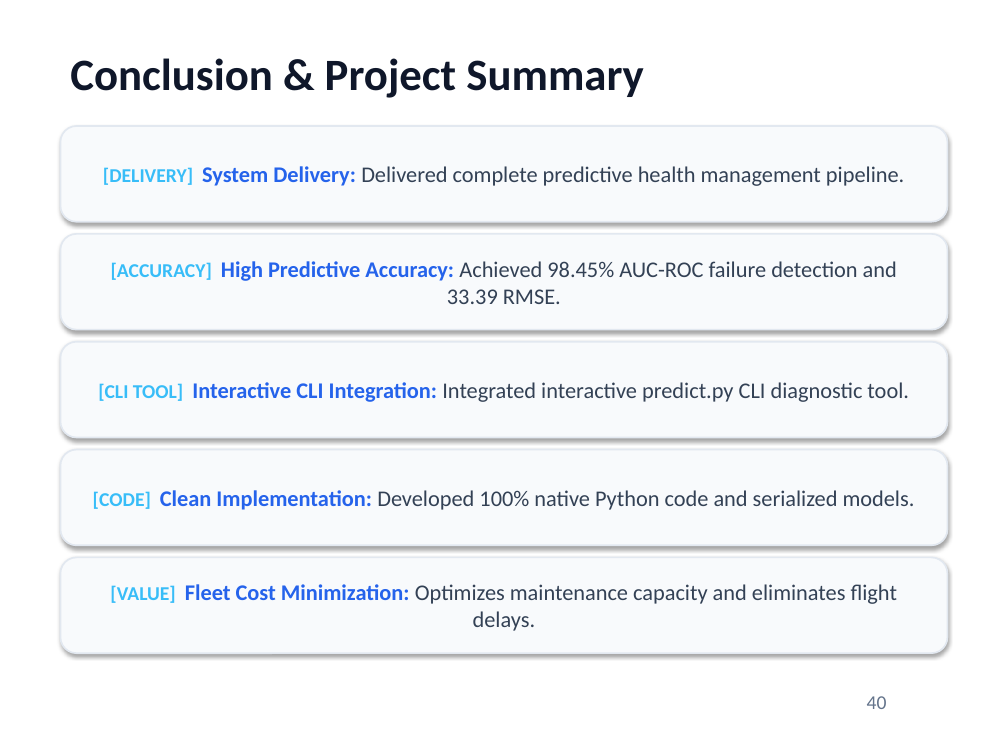
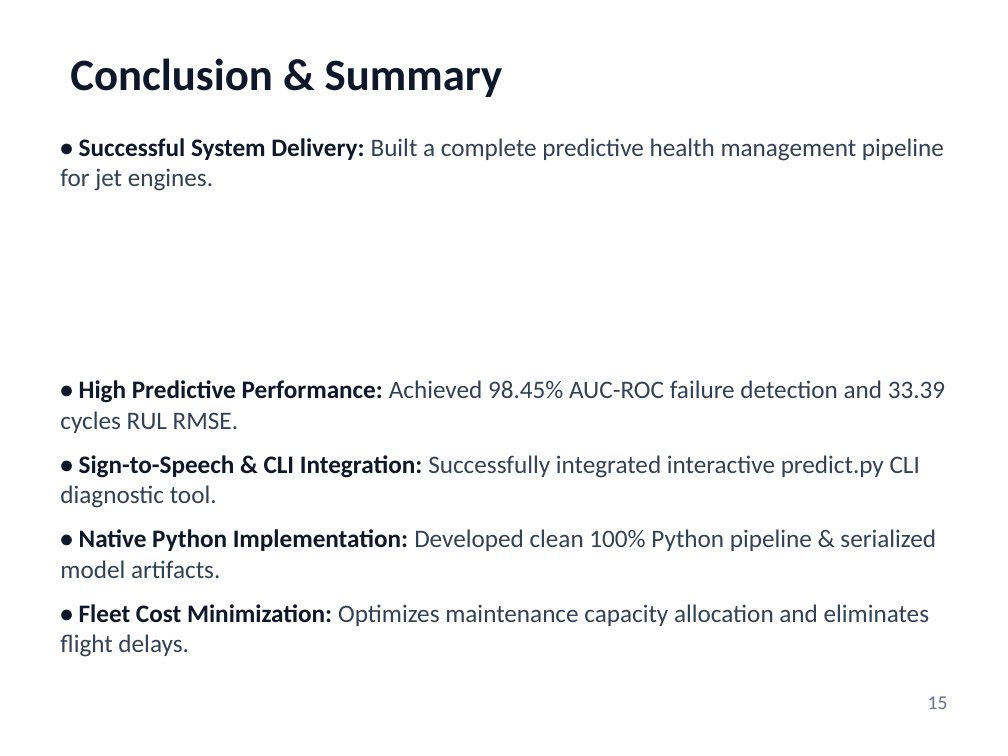
Before and after one commit to PiyushTiwari2051/Predictive-Master, a slide deck: slide 15 of Internship Presentation PPTs Template Final.pptx (slide 40 before the commit). Drawn at 1008x756 pixels with LibreOffice and Linux fonts; fonts in the diff are those of the drawing. Boxes give left, top, right and bottom in pixels: in the first picture for what was removed or moved away, otherwise in the second. Text is boxed around its words. In the diff, an @@ line names an element or a change of style, - is before the commit and + after.

```diff
--- a/Internship Presentation PPTs Template Final.pptx
+++ b/Internship Presentation PPTs Template Final.pptx
@@ text at (70, 58, 503, 97): text changed @@
-Conclusion & Project Summary
+Conclusion & Summary
@@ rounded rectangle removed at (60, 126, 948, 222) @@
-[DELIVERY] System Delivery: Delivered complete predictive health management pipeline.
@@ text added at (60, 138, 945, 657), 18 pt, text #334155 @@
+• Successful System Delivery: Built a complete predictive health management pipeline for jet engines.
+• High Predictive Performance: Achieved 98.45% AUC-ROC failure detection and 33.39 cycles RUL RMSE.
+• Sign-to-Speech & CLI Integration: Successfully integrated interactive predict.py CLI diagnostic tool.
+• Native Python Implementation: Developed clean 100% Python pipeline & serialized model artifacts.
+• Fleet Cost Minimization: Optimizes maintenance capacity allocation and eliminates flight delays.
@@ rounded rectangle removed at (60, 234, 948, 330) @@
-[ACCURACY] High Predictive Accuracy: Achieved 98.45% AUC-ROC failure detection and 33.39 RMSE.
@@ rounded rectangle removed at (60, 342, 948, 437) @@
-[CLI TOOL] Interactive CLI Integration: Integrated interactive predict.py CLI diagnostic tool.
@@ rounded rectangle removed at (60, 450, 948, 545) @@
-[CODE] Clean Implementation: Developed 100% native Python code and serialized models.
@@ rounded rectangle removed at (60, 557, 948, 653) @@
-[VALUE] Fleet Cost Minimization: Optimizes maintenance capacity and eliminates flight delays.
@@ text at (928, 696, 948, 709): text changed @@
-40
+15
```
Also in this commit, not shown: 8 other slides changed, 9 slides added, 33 slides removed, 1 other file.
